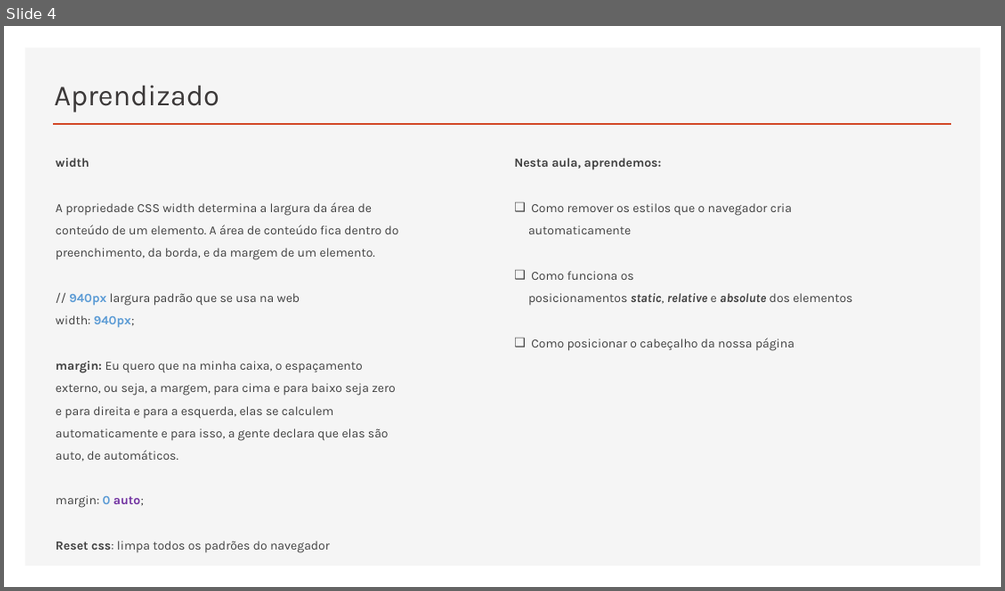
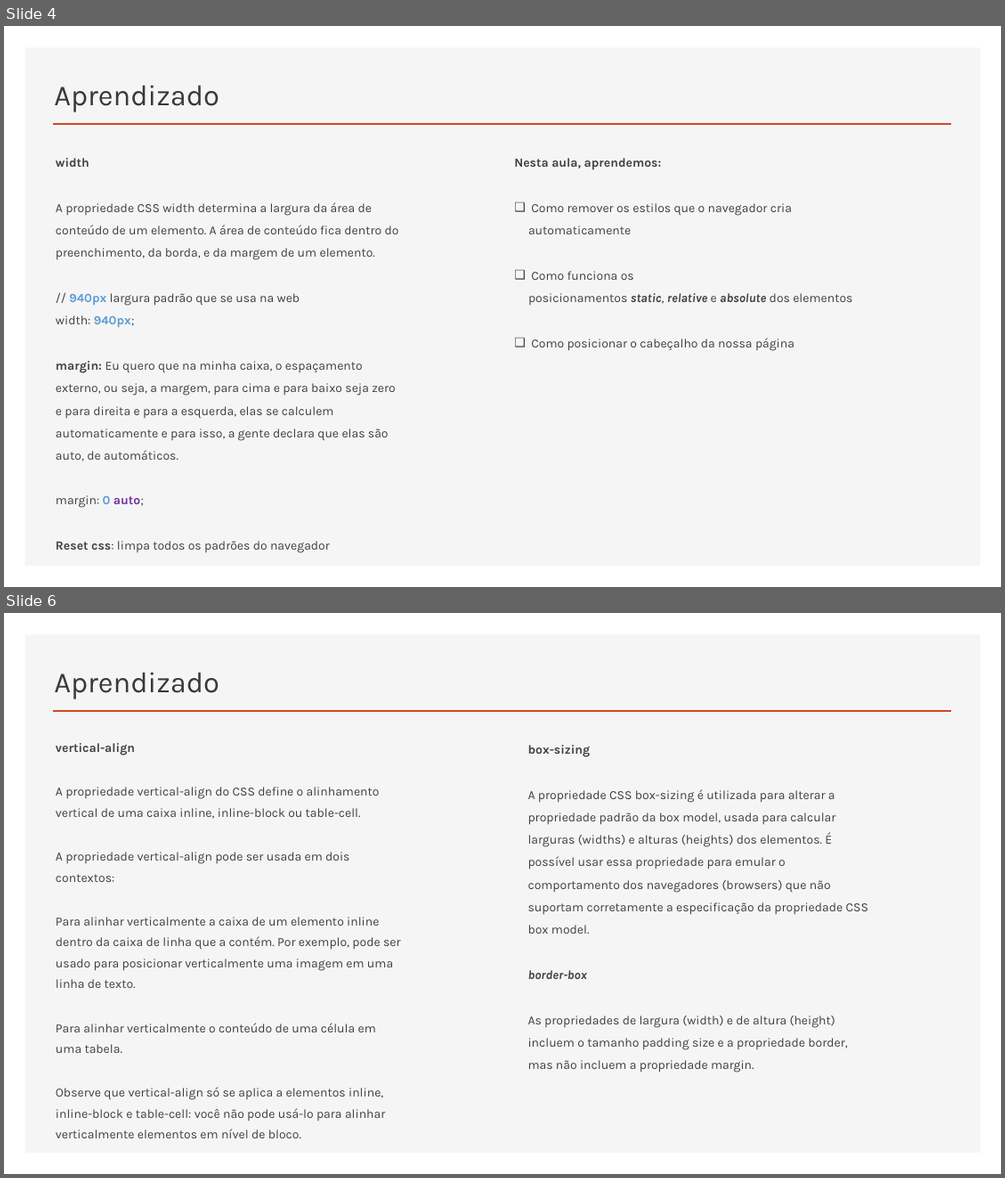
Before and after one commit to RaizaCirne/app-flex, a slide deck: Trilhas/[Iniciante em Programação T5 - ONE]/Material/04.HTML5_e_CSS3-parte_2.pptx. Shown one above the other, each under a label of ours: slide 4 before the commit, slides 4 and 6 after it; the slides between them are not shown. The pictures are 1005x591 and 1005x1178 pixels, drawn with LibreOffice and Linux fonts; fonts in the diff are those of the drawing. Boxes give left, top, right and bottom in pixels: in the first picture for what was removed or moved away, otherwise in the second. Text is boxed around its words. In the diff, an @@ line names an element or a change of style, - is before the commit and + after.

```diff
--- a/Trilhas/[Iniciante em Programação T5 - ONE]/Material/04.HTML5_e_CSS3-parte_2.pptx
+++ b/Trilhas/[Iniciante em Programação T5 - ONE]/Material/04.HTML5_e_CSS3-parte_2.pptx
@@ slide 6 added at <box>4,613,1001,1174</box>, background #FFFFFF; not listed: 2 template elements that a slide beside it also shows @@
@@ title added at <box>54,672,219,699</box>, 28 pt, text #3B3838 @@
+Aprendizado
@@ text added at <box>56,743,401,1138</box>, 12 pt, text #404040 @@
+vertical-align
+A propriedade vertical-align do CSS define o alinhamento vertical de uma caixa inline, inline-block ou table-cell.
+A propriedade vertical-align pode ser usada em dois contextos:
+Para alinhar verticalmente a caixa de um elemento inline dentro da caixa de linha que a contém. Por exemplo, pode ser usado para posicionar verticalmente uma imagem em uma linha de texto.
+Para alinhar verticalmente o conteúdo de uma célula em uma tabela.
+Observe que vertical-align só se aplica a elementos inline, inline-block e table-cell: você não pode usá-lo para alinhar verticalmente elementos em nível de bloco.
@@ text added at <box>528,745,868,1072</box>, 12 pt, text #404040 @@
+box-sizing
+A propriedade CSS box-sizing é utilizada para alterar a propriedade padrão da box model, usada para calcular larguras (widths) e alturas (heights) dos elementos. É possível usar essa propriedade para emular o comportamento dos navegadores (browsers) que não suportam corretamente a especificação da propriedade CSS box model.
+border-box
+As propriedades de largura (width) e de altura (height) incluem o tamanho padding size e a propriedade border, mas não incluem a propriedade margin.
```
Also in this commit, not shown: 2 other slides added, 6 slides removed.
